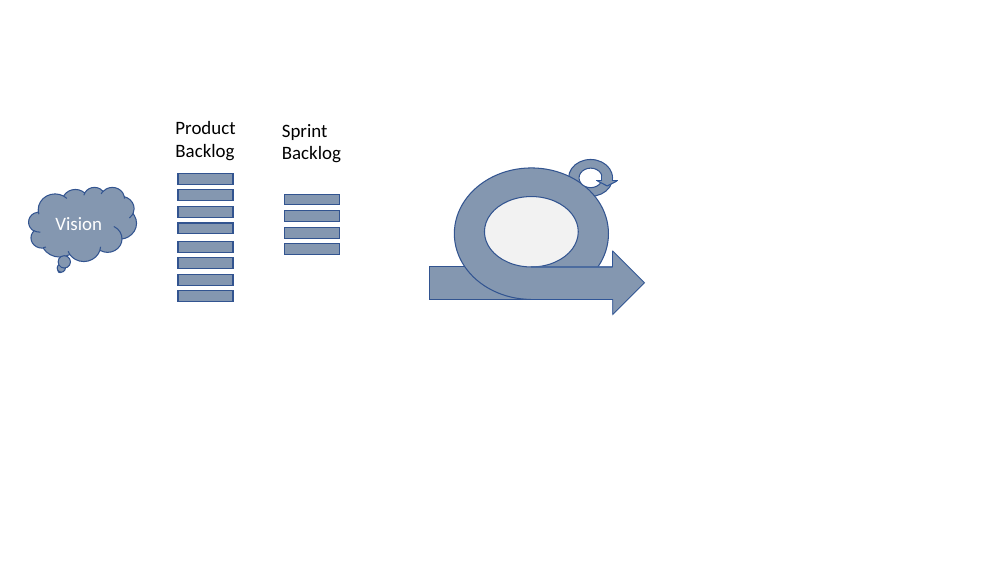
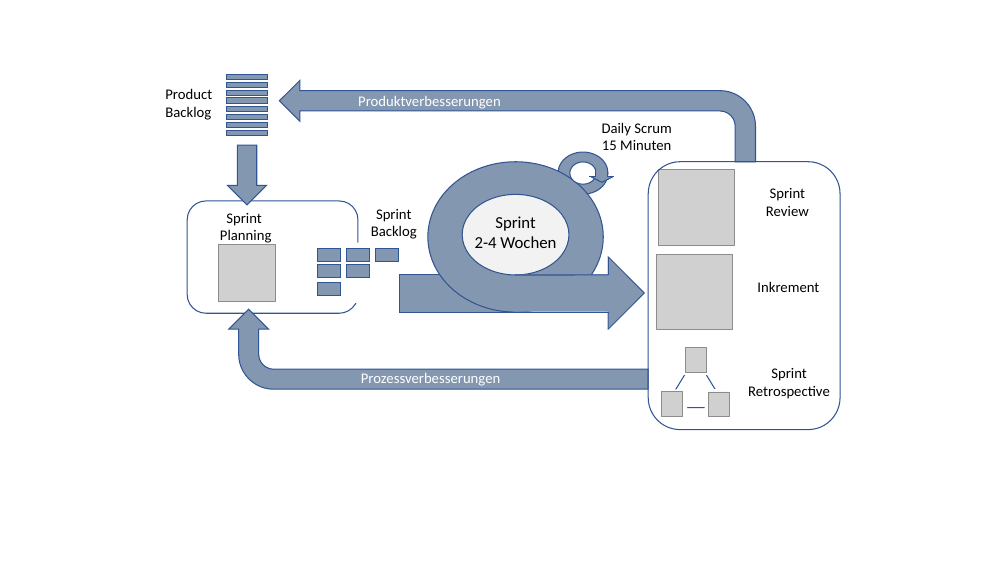
Before and after one commit to schmitzdominic/Masterarbeit, a slide deck: slide 2 of 02_Dokumente/Abbildungen.pptx. Drawn at 1008x567 pixels with LibreOffice and Linux fonts; fonts in the diff are those of the drawing; grey boxes stand for pictures. Boxes give left, top, right and bottom in pixels: in the first picture for what was removed or moved away, otherwise in the second. Text is boxed around its words. In the diff, an @@ line names an element or a change of style, - is before the commit and + after.

Commit message:
Scrum abgeschlossen und Kanban angefangen

```diff
--- a/02_Dokumente/Abbildungen.pptx
+++ b/02_Dokumente/Abbildungen.pptx
@@ text "Product": place and size @@
-text "Product" at [175,121,235,161]
+text "Product" at [165,88,212,120]
@@ text "Product" at [165,88,212,120]: size 18 to 14 pt @@
@@ math equal: place and size @@
-math equal at [168,164,243,210]
+math equal at [219,70,276,91]
@@ math equal: place and size @@
-math equal at [168,197,243,243]
+math equal at [219,85,276,107]
@@ math equal: place and size @@
-math equal at [168,232,243,278]
+math equal at [219,102,276,124]
@@ math equal: place and size @@
-math equal at [168,265,243,311]
+math equal at [219,118,276,140]
@@ group added at [188,80,840,430]: 10 rectangles, 9 texts, 6 pictures, 2 rounded rectangles, 2 bent arrows, 1 triangle, 1 down arrow @@
+Daily Scrum
+15 Minuten
+Sprint
+Planning
+Sprint
+2-4 Wochen
+Inkrement
+Sprint Review
+Sprint Retrospective
+Produktverbesserungen
+Prozessverbesserungen
+Produktverbesserungen
@@ ellipse: place and size @@
-ellipse at [454,168,609,299]
+ellipse at [428,162,603,312]
@@ ellipse: place and size @@
-ellipse at [569,160,613,197]
+ellipse at [558,152,608,194]
@@ ellipse: place and size @@
-ellipse at [579,168,603,188]
+ellipse at [570,162,597,185]
@@ 6 lines, 1 down arrow: place and size @@
-6 lines, 1 down arrow at [596,175,619,186]
+6 lines, 1 down arrow at [589,170,615,182]
@@ thought cloud removed at [29,188,137,262] @@
-Vision
@@ math equal removed at [274,185,349,231] @@
@@ text "Sprint": place and size @@
-text "Sprint" at [282,124,341,163]
+text "Sprint" at [371,209,417,239]
@@ text "Sprint" at [371,209,417,239]: size 18 to 14 pt; alignment left to centre @@
@@ ellipse: place and size @@
-ellipse at [485,197,578,267]
+ellipse at [462,194,569,275]
@@ math equal removed at [274,218,349,264] @@
@@ right arrow: place and size @@
-right arrow at [532,251,645,315]
+right arrow at [516,257,644,330]
@@ line moved from (613, 251) - (644, 283) to (609, 257) - (644, 293) @@
@@ line moved from (613, 252) - (613, 267) to (609, 257) - (609, 275) @@
@@ rectangle: place and size @@
-rectangle at [430,267,534,299]
+rectangle at [400,274,519,312]
@@ line moved from (531, 267) - (613, 267) to (515, 275) - (608, 275) @@
@@ line moved from (613, 315) - (644, 283) to (609, 329) - (644, 293) @@
@@ line moved from (531, 299) - (613, 299) to (515, 312) - (609, 312) @@
@@ line moved from (613, 299) - (613, 315) to (609, 312) - (609, 329) @@
```
Also in this commit, not shown: 4 other files.
